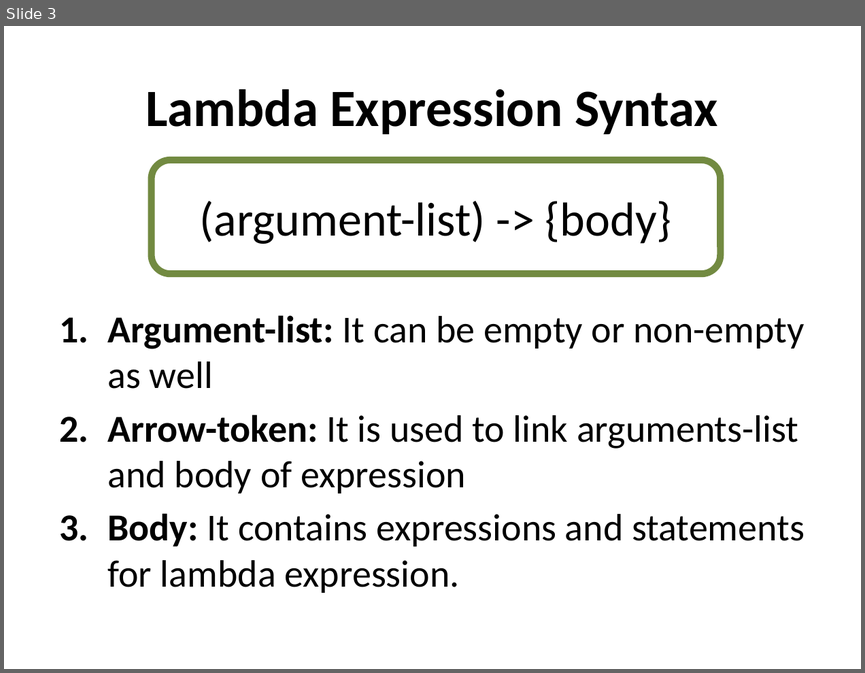
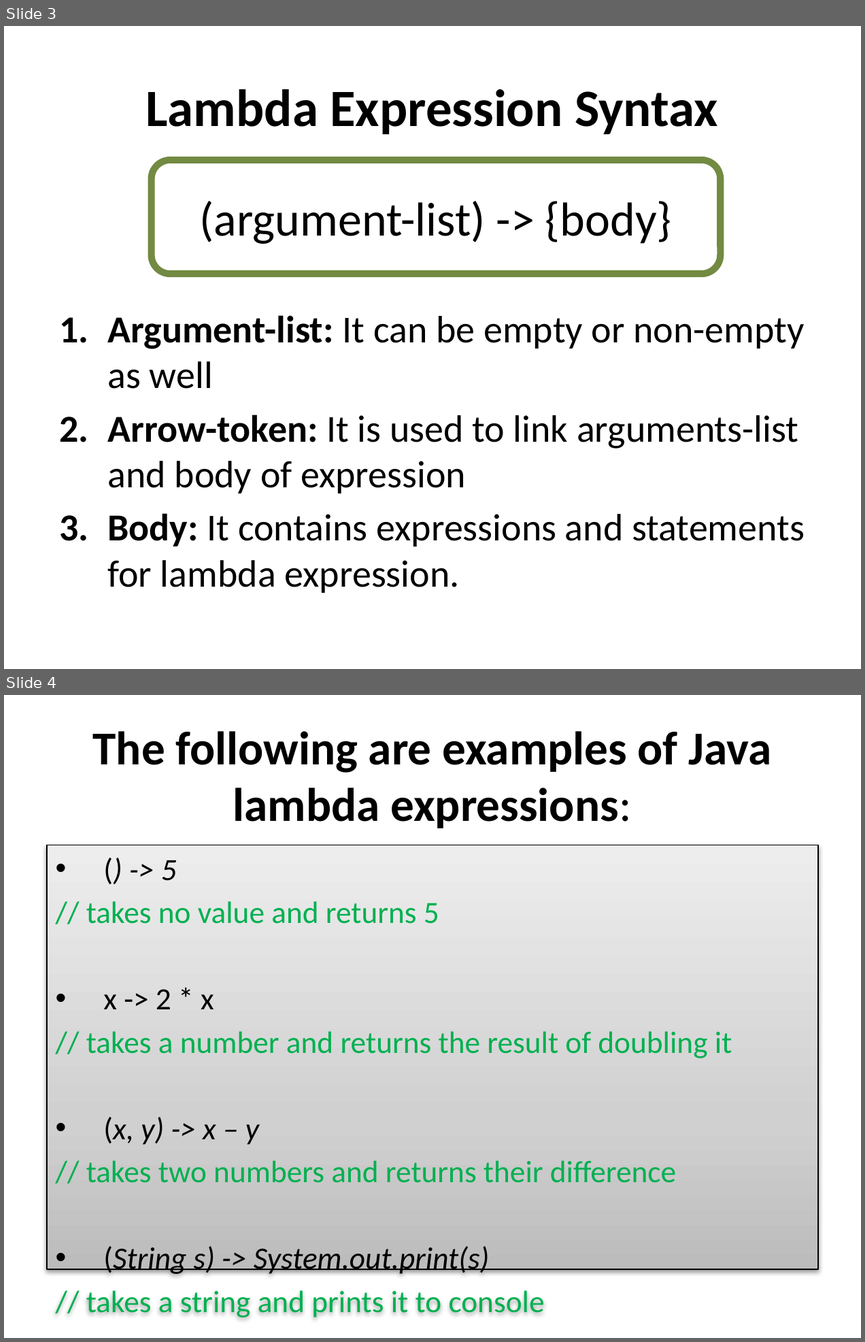
Before and after one commit to Rekklas/lambdas_presentation, a slide deck: lambdas.pptx. Shown one above the other, each under a label of ours: slide 3 before the commit, slides 3 and 4 after it. The pictures are 865x673 and 865x1342 pixels, drawn with LibreOffice and Linux fonts; fonts in the diff are those of the drawing. Boxes give left, top, right and bottom in pixels: in the first picture for what was removed or moved away, otherwise in the second. Text is boxed around its words. In the diff, an @@ line names an element or a change of style, - is before the commit and + after.

Commit message:
Three slides with examples added

```diff
--- a/lambdas.pptx
+++ b/lambdas.pptx
@@ slide 4 added at [4, 695, 861, 1338], background #FFFFFF @@
@@ title added at [93, 731, 771, 828], 39.6 pt, text #000000, bold @@
+The following are examples of Java lambda expressions:
@@ text added at [47, 845, 818, 1269], fill gradient #BDBDBD to #D1D1D1 to #EEEEEE, outline #000000 0.75 pt, 25.9 pt, text #00B050 @@
+• () -> 5
+// takes no value and returns 5
+• x -> 2 * x
+// takes a number and returns the result of doubling it
+• (x, y) -> x – y
+// takes two numbers and returns their difference
+• (String s) -> System.out.print(s)
+// takes a string and prints it to console
```
Also in this commit, not shown: 2 other slides added.
